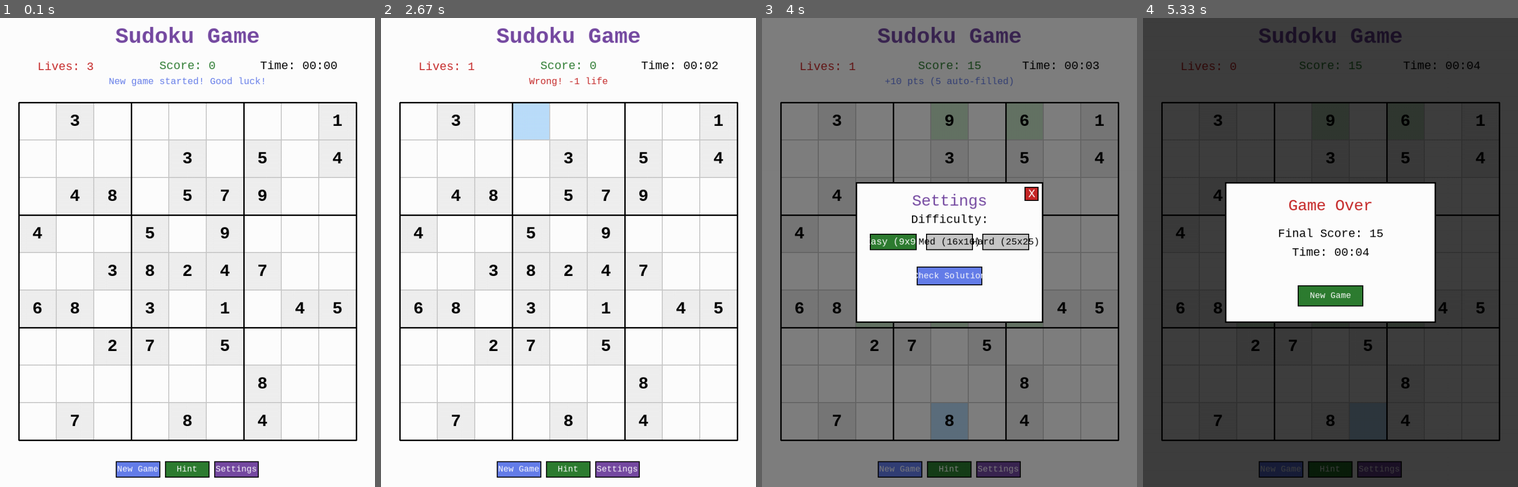
Above: before the commit, frames 1-4 (left to right).
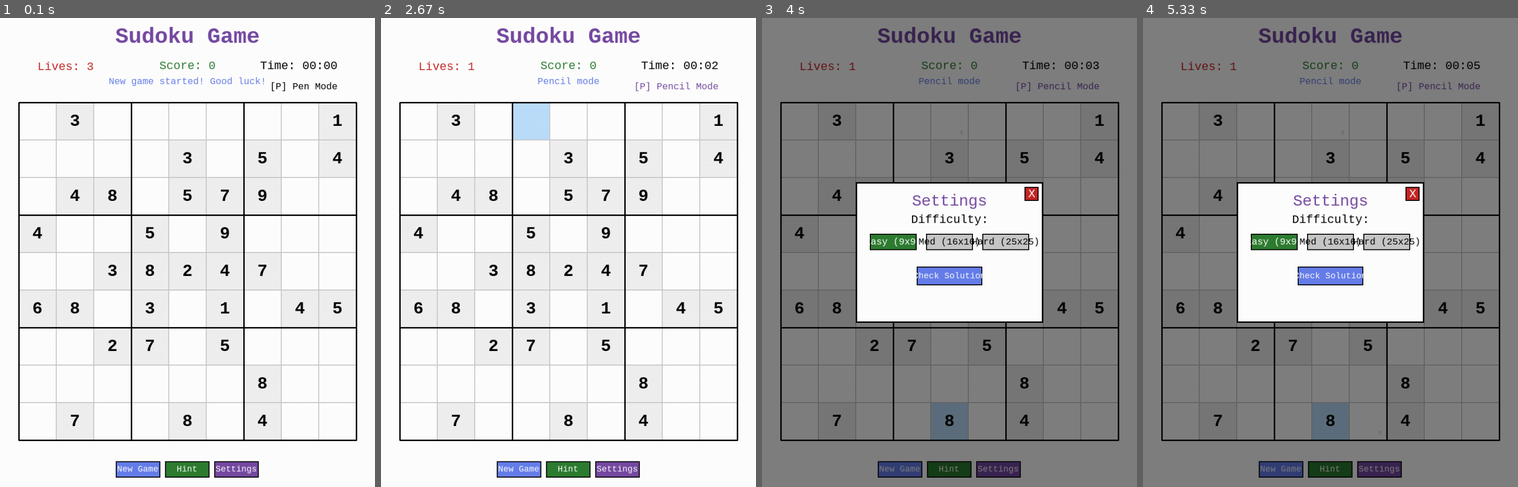
Above: after the commit, the same moments.

Repository: dbdonaldson50/PyGame-Sudoku-Flood
Game: pygame game, started from sudoku_game.py
Same seed, same stepped clock (60 frames per second), same inputs: the game is played once before the commit and once after it.
Inputs:
- Up to frame 1 (0.1 s): no input
- Up to frame 2 (2.67 s): hold 0 0.33-0.8 s; hold Right 0.33-0.8 s; tap 9 at 0.83, 1.82 s; hold Backspace 1.17-1.63 s; hold Right 1.17-1.63 s; hold A 1.67-2.13 s; hold Right 1.67-2.13 s; tap A at 2.17 s; hold P from 2.5 s (still down); hold Right from 2.5 s (still down)
- Up to frame 3 (4 s): release P at 2.97 s; release Right at 2.97 s; hold Right 3-3.47 s; tap 9 at 3.15 s; hold Up 3.5-3.8 s; click "Settings" at 3.88 s
- Up to frame 4 (5.33 s): hold Right 4.33-4.8 s; tap 9 at 4.48 s; hold Left from 4.83 s (still down)

The runs differ from the first frame. In frame 1, 0.1% of the frame differs, in the area x 72-90%, y 13-16%; in frame 2, 0.3%; in frame 3, 2.1%; in frame 4, 86%, in the area x 0-100%, y 0-100%.

Commit message:
Remove Confirm/Clear buttons and add pencil mark functionality with P key toggle

Diff:
--- a/sudoku_game.py
+++ b/sudoku_game.py
@@ -67,16 +67,18 @@
         self.board = []
         self.solution = []
         self.initial_board = []
+        self.pencil_marks = []  # 2D array of sets for pencil marks
         self.lives = 3
         self.max_lives = 3
         self.score = 0
         self.selected_cell = None
-        self.cell_input_buffer = ""
+        self.pencil_mode = False  # Toggle for pencil vs pen mode
         self.difficulty = 'easy'
         self.grid_size = 9
         self.box_size = 3
         self.symbols = []
         self.cell_font = None
+        self.pencil_font = None  # Smaller font for pencil marks
         self.seconds = 0
         self.game_over = False
         self.show_win_message = False
@@ -124,11 +126,6 @@
         self.buttons['settings'] = pygame.Rect(start_x + (button_width + spacing) * 2, button_y,
                                        button_width, button_height)
 
-        # Cell confirm/clear buttons (for 16x16 and 25x25) - fixed position
-        confirm_y = 905  # 5px below max board
-        self.buttons['confirm'] = pygame.Rect((self.WINDOW_WIDTH - 180) // 2, confirm_y, 85, 35)
-        self.buttons['clear_cell'] = pygame.Rect((self.WINDOW_WIDTH + 10) // 2, confirm_y, 85, 35)
-
         # Settings modal buttons
         modal_width = 400
         modal_height = 300
@@ -175,15 +172,20 @@
         """Update cell font size based on grid size"""
         if self.grid_size == 9:
             font_size = 40
+            pencil_size = 14
         elif self.grid_size == 16:
             font_size = 28
+            pencil_size = 10
         else:  # 25
             font_size = 20
+            pencil_size = 8
 
         try:
             self.cell_font = pygame.font.SysFont(FONT_NAME, font_size, bold=True)
+            self.pencil_font = pygame.font.SysFont(FONT_NAME, pencil_size)
         except:
             self.cell_font = pygame.font.SysFont(FONT_FALLBACK, font_size, bold=True)
+            self.pencil_font = pygame.font.SysFont(FONT_FALLBACK, pencil_size)
 
     def new_game(self):
         """Start a new game"""
@@ -193,7 +195,7 @@
         self.show_settings = False  # FIX: Close settings modal when starting new game
         self.score = 0
         self.seconds = 0
-        self.cell_input_buffer = ""
+        self.pencil_mode = False
 
         # Update grid settings based on difficulty
         settings = self.difficulty_settings[self.difficulty]
@@ -226,6 +228,9 @@
         )
         self.initial_board = copy.deepcopy(self.board)
 
+        # Initialize pencil marks (empty sets for each cell)
+        self.pencil_marks = [[set() for _ in range(self.grid_size)] for _ in range(self.grid_size)]
+
         self.selected_cell = None
         self.show_message("New game started! Good luck!", self.DARK_BLUE)
 
@@ -284,6 +289,7 @@
             if self.animation_queue:
                 row, col, value = self.animation_queue[0]
                 self.board[row][col] = value
+                self.pencil_marks[row][col].clear()  # Clear pencil marks when auto-filling
 
                 self.laser_source = (row, col)
                 self.animation_queue.pop(0)
@@ -310,33 +316,44 @@
         return (row, col)
 
     def place_number(self, symbol):
-        """Place a number in the selected cell (for 9x9 only)"""
+        """Place a number in the selected cell or add pencil mark"""
         if self.game_over or self.selected_cell is None:
             return
 
-        # Only direct placement for 9x9
-        if self.grid_size != 9:
-            return
-
         row, col = self.selected_cell
 
         if self.initial_board[row][col] is not None:
             return
 
-        # Erase
-        if symbol == '0' or symbol == 0:
-            self.board[row][col] = None
-            return
-
-        # Convert number to string symbol
-        if isinstance(symbol, int) and 1 <= symbol <= 9:
-            symbol = str(symbol)
-
-        # Check if correct
+        # Convert number to string symbol if needed
+        if isinstance(symbol, int):
+            if symbol == 0:
+                # Erase - clear both board and pencil marks
+                self.board[row][col] = None
+                self.pencil_marks[row][col].clear()
+                return
+            # Convert to appropriate symbol
+            if self.grid_size == 9 and 1 <= symbol <= 9:
+                symbol = str(symbol)
+            elif self.grid_size == 16 and 0 <= symbol <= 9:
+                symbol = str(symbol)
+            elif self.grid_size >= 16:
+                return  # Invalid for larger grids
+
+        # Pencil mode - add/remove from pencil marks
+        if self.pencil_mode:
+            if symbol in self.pencil_marks[row][col]:
+                self.pencil_marks[row][col].remove(symbol)
+            else:
+                self.pencil_marks[row][col].add(symbol)
+            return
+
+        # Pen mode - place the number
         is_correct = self.solution[row][col] == symbol
 
         if is_correct:
             self.board[row][col] = symbol
+            self.pencil_marks[row][col].clear()  # Clear pencil marks when placing
             points = self.difficulty_settings[self.difficulty]['points_per_cell']
             self.score += points
 
@@ -355,68 +372,53 @@
                 self.lose_game()
 
     def handle_cell_input(self, char):
-        """Handle character input for multi-character cells (16x16, 25x25)"""
+        """Handle character input for all grid sizes"""
         if self.game_over or self.selected_cell is None:
             return
 
-        if self.grid_size == 9:
-            return
-
         row, col = self.selected_cell
 
         if self.initial_board[row][col] is not None:
             return
 
-        # Add character to buffer
+        # Convert to uppercase and check if valid symbol
         char = char.upper()
         if char in self.symbols:
-            self.cell_input_buffer = char
-
-    def confirm_cell_input(self):
-        """Confirm the cell input for multi-character grids"""
-        if self.game_over or self.selected_cell is None or not self.cell_input_buffer:
-            return
-
-        if self.grid_size == 9:
-            return
-
-        row, col = self.selected_cell
-
-        if self.initial_board[row][col] is not None:
-            return
-
-        symbol = self.cell_input_buffer
-        is_correct = self.solution[row][col] == symbol
-
-        if is_correct:
-            self.board[row][col] = symbol
-            points = self.difficulty_settings[self.difficulty]['points_per_cell']
-            self.score += points
-
-            auto_filled = self.auto_fill_singles(source_cell=(row, col))
-
-            if auto_filled == 0:
-                self.show_message(f"Correct! +{points} points", self.DARK_GREEN)
-
-            if game_logic.is_puzzle_complete(self.board, self.solution, self.grid_size):
-                self.win_game()
-        else:
-            self.lives -= 1
-            self.show_message("Wrong! -1 life", self.DARK_RED)
-
-            if self.lives <= 0:
-                self.lose_game()
-
-        self.cell_input_buffer = ""
-
-    def clear_cell_input(self):
-        """Clear the cell input buffer"""
-        if self.grid_size == 9:
-            # For 9x9, clear the cell
-            if self.selected_cell and self.initial_board[self.selected_cell[0]][self.selected_cell[1]] is None:
-                self.board[self.selected_cell[0]][self.selected_cell[1]] = None
-        else:
-            self.cell_input_buffer = ""
+            # Pencil mode - add/remove from pencil marks
+            if self.pencil_mode:
+                if char in self.pencil_marks[row][col]:
+                    self.pencil_marks[row][col].remove(char)
+                else:
+                    self.pencil_marks[row][col].add(char)
+            else:
+                # Pen mode - place the value
+                is_correct = self.solution[row][col] == char
+
+                if is_correct:
+                    self.board[row][col] = char
+                    self.pencil_marks[row][col].clear()  # Clear pencil marks
+                    points = self.difficulty_settings[self.difficulty]['points_per_cell']
+                    self.score += points
+
+                    auto_filled = self.auto_fill_singles(source_cell=(row, col))
+
+                    if auto_filled == 0:
+                        self.show_message(f"Correct! +{points} points", self.DARK_GREEN)
+
+                    if game_logic.is_puzzle_complete(self.board, self.solution, self.grid_size):
+                        self.win_game()
+                else:
+                    self.lives -= 1
+                    self.show_message("Wrong! -1 life", self.DARK_RED)
+
+                    if self.lives <= 0:
+                        self.lose_game()
+
+    def toggle_pencil_mode(self):
+        """Toggle between pencil and pen mode"""
+        self.pencil_mode = not self.pencil_mode
+        mode = "Pencil" if self.pencil_mode else "Pen"
+        self.show_message(f"{mode} mode", self.DARK_BLUE)
 
     def give_hint(self):
         """Give a hint by revealing one cell"""
@@ -435,6 +437,7 @@
             if empty_cells:
                 row, col = random.choice(empty_cells)
                 self.board[row][col] = self.solution[row][col]
+                self.pencil_marks[row][col].clear()  # Clear pencil marks when placing hint
 
                 auto_filled = self.auto_fill_singles(source_cell=(row, col))
 
@@ -530,8 +533,6 @@
             row, col = cell
             if self.initial_board[row][col] is None:
                 self.selected_cell = cell
-                if self.grid_size != 9:
-                    self.cell_input_buffer = ""
             return
 
         # Check buttons
@@ -541,56 +542,50 @@
             self.give_hint()
         elif self.buttons['settings'].collidepoint(pos):
             self.show_settings = True
-        elif self.grid_size != 9:
-            # Confirm/Clear buttons for larger grids
-            if self.buttons['confirm'].collidepoint(pos):
-                self.confirm_cell_input()
-            elif self.buttons['clear_cell'].collidepoint(pos):
-                self.clear_cell_input()
 
     def handle_key(self, key):
         """Handle keyboard events"""
         if self.game_over:
             return
 
-        if self.grid_size == 9:
-            # Handle number input for 9x9
-            if key in range(pygame.K_0, pygame.K_9 + 1):
+        # Toggle pencil mode with 'P' key
+        if key == pygame.K_p:
+            self.toggle_pencil_mode()
+            return
+
+        # Handle number input for all grid sizes
+        if key in range(pygame.K_0, pygame.K_9 + 1):
+            if self.grid_size == 9:
                 self.place_number(key - pygame.K_0)
-            elif key == pygame.K_KP0:
-                self.place_number(0)
-            elif key == pygame.K_KP1:
-                self.place_number(1)
-            elif key == pygame.K_KP2:
-                self.place_number(2)
-            elif key == pygame.K_KP3:
-                self.place_number(3)
-            elif key == pygame.K_KP4:
-                self.place_number(4)
-            elif key == pygame.K_KP5:
-                self.place_number(5)
-            elif key == pygame.K_KP6:
-                self.place_number(6)
-            elif key == pygame.K_KP7:
-                self.place_number(7)
-            elif key == pygame.K_KP8:
-                self.place_number(8)
-            elif key == pygame.K_KP9:
-                self.place_number(9)
-            elif key in [pygame.K_BACKSPACE, pygame.K_DELETE]:
-                self.place_number(0)
-        else:
-            # Handle character input for 16x16 and 25x25
-            if key in range(pygame.K_0, pygame.K_9 + 1):
+            else:
                 char = chr(key)
                 self.handle_cell_input(char)
-            elif key in range(pygame.K_a, pygame.K_z + 1):
-                char = chr(key)
-                self.handle_cell_input(char)
-            elif key == pygame.K_RETURN or key == pygame.K_KP_ENTER:
-                self.confirm_cell_input()
-            elif key in [pygame.K_BACKSPACE, pygame.K_DELETE]:
-                self.clear_cell_input()
+        elif key == pygame.K_KP0:
+            self.place_number(0)
+        elif key == pygame.K_KP1:
+            self.place_number(1)
+        elif key == pygame.K_KP2:
+            self.place_number(2)
+        elif key == pygame.K_KP3:
+            self.place_number(3)
+        elif key == pygame.K_KP4:
+            self.place_number(4)
+        elif key == pygame.K_KP5:
+            self.place_number(5)
+        elif key == pygame.K_KP6:
+            self.place_number(6)
+        elif key == pygame.K_KP7:
+            self.place_number(7)
+        elif key == pygame.K_KP8:
+            self.place_number(8)
+        elif key == pygame.K_KP9:
+            self.place_number(9)
+        elif key in [pygame.K_BACKSPACE, pygame.K_DELETE]:
+            self.place_number(0)
+        # Handle character input for 16x16 and 25x25
+        elif key in range(pygame.K_a, pygame.K_z + 1):
+            char = chr(key)
+            self.handle_cell_input(char)
 
         # Arrow keys for navigation
         if key == pygame.K_UP:
@@ -612,10 +607,6 @@
         new_row = (row + dy) % self.grid_size
         new_col = (col + dx) % self.grid_size
         self.selected_cell = (new_row, new_col)
-
-        # Clear input buffer when moving
-        if self.grid_size != 9:
-            self.cell_input_buffer = ""
 
     def draw(self):
         """Draw the game screen"""
--- a/ui_renderer.py
+++ b/ui_renderer.py
@@ -30,9 +30,8 @@
     # Draw control buttons
     draw_control_buttons(game)
 
-    # Draw confirm/clear buttons for larger grids
-    if game.grid_size != 9:
-        draw_cell_buttons(game)
+    # Draw pencil mode indicator
+    draw_pencil_mode_indicator(game)
 
     # Draw settings modal if open
     if game.show_settings:
@@ -95,10 +94,7 @@
 
             # Determine cell color
             if game.selected_cell == (i, j):
-                if game.grid_size != 9 and game.cell_input_buffer:
-                    color = YELLOW
-                else:
-                    color = BLUE
+                color = BLUE
             elif game.initial_board[i][j] is not None:
                 color = LIGHT_GRAY
             elif game.board[i][j] is not None and game.board[i][j] == game.solution[i][j]:
@@ -109,17 +105,16 @@
             pygame.draw.rect(game.screen, color, (x, y, cell_size, cell_size))
             pygame.draw.rect(game.screen, GRAY, (x, y, cell_size, cell_size), 1)
 
-            # Draw number or buffer
-            display_text = None
-            if game.selected_cell == (i, j) and game.cell_input_buffer and game.grid_size != 9:
-                display_text = game.cell_input_buffer
-            elif game.board[i][j] is not None:
+            # Draw number, pencil marks, or nothing
+            if game.board[i][j] is not None:
+                # Draw the placed number
                 display_text = str(game.board[i][j])
-
-            if display_text:
                 num_text = game.cell_font.render(display_text, True, BLACK)
                 num_rect = num_text.get_rect(center=(x + cell_size // 2, y + cell_size // 2))
                 game.screen.blit(num_text, num_rect)
+            elif game.pencil_marks[i][j]:
+                # Draw pencil marks
+                draw_pencil_marks(game, i, j, x, y, cell_size)
 
     # Draw thick lines for boxes
     for i in range(0, game.grid_size + 1, game.box_size):
@@ -133,6 +128,68 @@
                        (game.BOARD_X + i * cell_size, BOARD_Y + game.BOARD_SIZE), 3)
 
 
+def draw_pencil_marks(game, row, col, x, y, cell_size):
+    """Draw pencil marks in a cell"""
+    marks = sorted(game.pencil_marks[row][col])
+    if not marks:
+        return
+
+    # Determine grid layout based on grid size
+    if game.grid_size == 9:
+        # 3x3 grid for pencil marks (positions 1-9)
+        cols_per_row = 3
+    elif game.grid_size == 16:
+        # 4x4 grid for hex (0-F)
+        cols_per_row = 4
+    else:  # 25
+        # 5x5 grid for alphabet
+        cols_per_row = 5
+
+    # Calculate spacing
+    mark_spacing_x = cell_size // cols_per_row
+    mark_spacing_y = cell_size // cols_per_row
+
+    # Draw each pencil mark
+    for idx, mark in enumerate(marks):
+        # Calculate position in grid
+        if game.grid_size == 9:
+            # For 9x9, marks 1-9 map to positions 0-8
+            try:
+                mark_num = int(mark) - 1
+            except:
+                mark_num = idx
+        elif game.grid_size == 16:
+            # For 16x16, hex 0-F map to positions 0-15
+            if mark.isdigit():
+                mark_num = int(mark)
+            else:
+                mark_num = ord(mark) - ord('A') + 10
+        else:
+            # For 25x25, A-Y map to positions
+            mark_num = ord(mark) - ord('A')
+
+        mark_row = mark_num // cols_per_row
+        mark_col = mark_num % cols_per_row
+
+        # Calculate pixel position
+        mark_x = x + mark_col * mark_spacing_x + mark_spacing_x // 2
+        mark_y = y + mark_row * mark_spacing_y + mark_spacing_y // 2
+
+        # Draw the mark
+        mark_text = game.pencil_font.render(str(mark), True, GRAY)
+        mark_rect = mark_text.get_rect(center=(mark_x, mark_y))
+        game.screen.blit(mark_text, mark_rect)
+
+
+def draw_pencil_mode_indicator(game):
+    """Draw pencil mode indicator"""
+    mode_text = "[P] Pencil Mode" if game.pencil_mode else "[P] Pen Mode"
+    mode_color = PURPLE if game.pencil_mode else BLACK
+    text = game.small_font.render(mode_text, True, mode_color)
+    text_rect = text.get_rect(right=WINDOW_WIDTH - 80, top=135)
+    game.screen.blit(text, text_rect)
+
+
 def draw_laser_effect(game):
     """Draw laser effect between animated cells"""
     if not game.animation_queue or game.laser_source is None:
@@ -185,23 +242,6 @@
         game.screen.blit(text_surface, text_rect)
 
 
-def draw_cell_buttons(game):
-    """Draw confirm/clear buttons for multi-character input"""
-    # Confirm button
-    pygame.draw.rect(game.screen, DARK_GREEN, game.buttons['confirm'])
-    pygame.draw.rect(game.screen, BLACK, game.buttons['confirm'], 2)
-    confirm_text = game.button_font.render("Confirm", True, WHITE)
-    confirm_rect = confirm_text.get_rect(center=game.buttons['confirm'].center)
-    game.screen.blit(confirm_text, confirm_rect)
-
-    # Clear button
-    pygame.draw.rect(game.screen, DARK_RED, game.buttons['clear_cell'])
-    pygame.draw.rect(game.screen, BLACK, game.buttons['clear_cell'], 2)
-    clear_text = game.button_font.render("Clear", True, WHITE)
-    clear_rect = clear_text.get_rect(center=game.buttons['clear_cell'].center)
-    game.screen.blit(clear_text, clear_rect)
-
-
 def draw_settings_modal(game):
     """Draw the settings modal"""
     modal = game.buttons['settings_modal']
